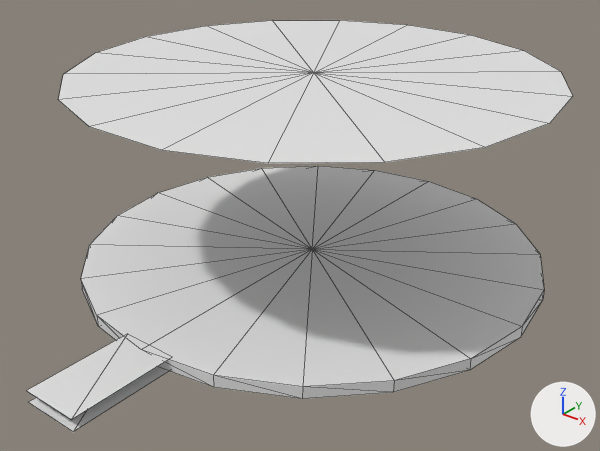
The OBJ model models/areas/spire/rot_0_0.obj, before and after one commit.
The view is the same before and after, from a camera (50 mm lens) standing at (20.1, -26.0, 17.1) and looking at (1.0, -2.1, 2.3). Arrows for +X, +Y and +Z are at lower right; the lights stay in place. The older version comes first. Mesh edges are drawn as thin lines. Where no turn or scale is listed for an object, it has been applied to the vertices. Vertices at exactly the same position are counted once.

Objects in the first picture: 'rot_0_0'.
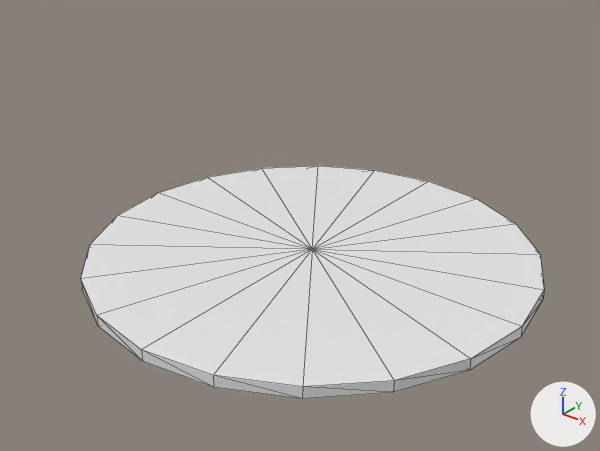
The change, as a diff of the scene's bpy script:
```diff
--- a/models/areas/spire/rot_0_0.obj.py
+++ b/models/areas/spire/rot_0_0.obj.py
@@ me_rot_0_0 @@
 # used by ob_rot_0_0; location = (0.0, 0.0, 0.0)
-me_rot_0_0.from_pydata(...)  # 88 vertices, 122 faces; spans x -10.0..10.0, y -14.0..10.0, z -0.5..8.0
+me_rot_0_0.from_pydata(...)  # 61 vertices, 92 faces; spans x -10.0..10.0, y -10.0..10.0, z -0.5..0.0
+# me_rot_0_0 part 1: the loose piece of 19 vertices spanning x -10.0..10.0, y -9.8..9.8, z 8.0 is deleted
+# me_rot_0_0 part 2: the loose piece of 4 vertices spanning x -1.2..1.2, y -14.0..-9.6, z 0.0 is deleted
+# me_rot_0_0 part 3: the loose piece of 4 vertices spanning x -1.2..1.2, y -14.0..-9.6, z -0.5 is deleted
+# other edits to the shape of me_rot_0_0 do not show in these pictures
```

What differs and where, as boxes (x1, y1, x2, y2) in the pictures (600 x 451 px):
'rot_0_0', reshaped (15% narrower, 43% shorter): before (26, 20, 573, 431); after (81, 166, 544, 399)
part 1 of me_rot_0_0, deleted: before (58, 20, 573, 163)
part 2 of me_rot_0_0, deleted: before (26, 336, 168, 419)
part 3 of me_rot_0_0, deleted: before (29, 367, 169, 431)
